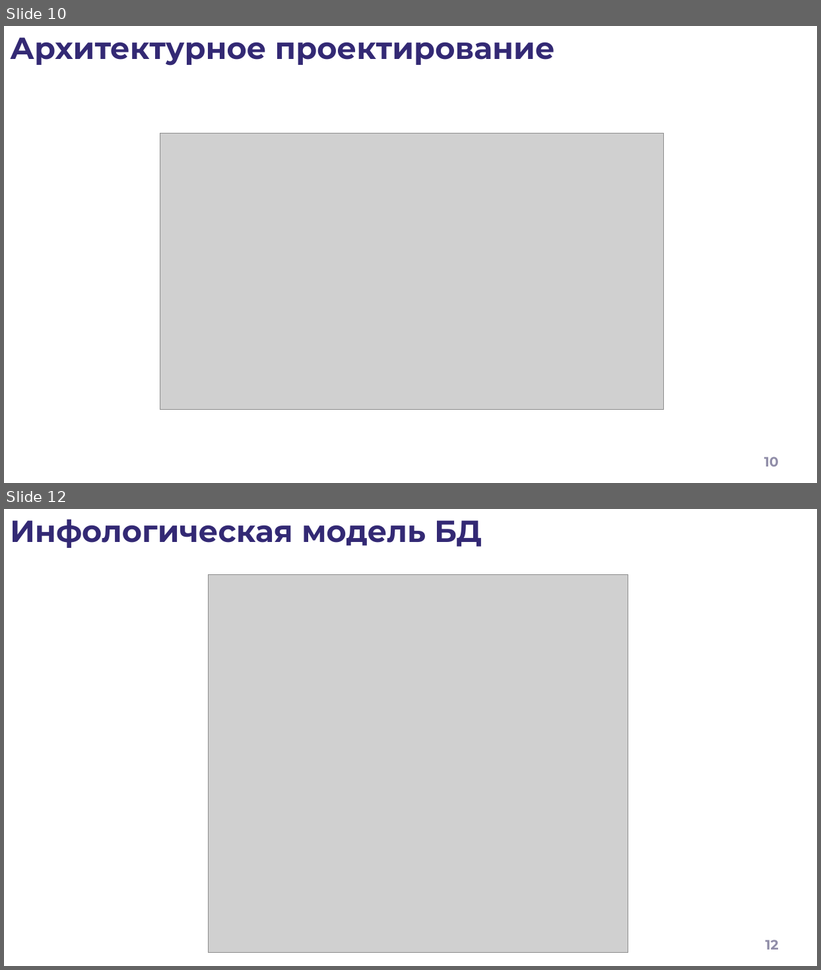
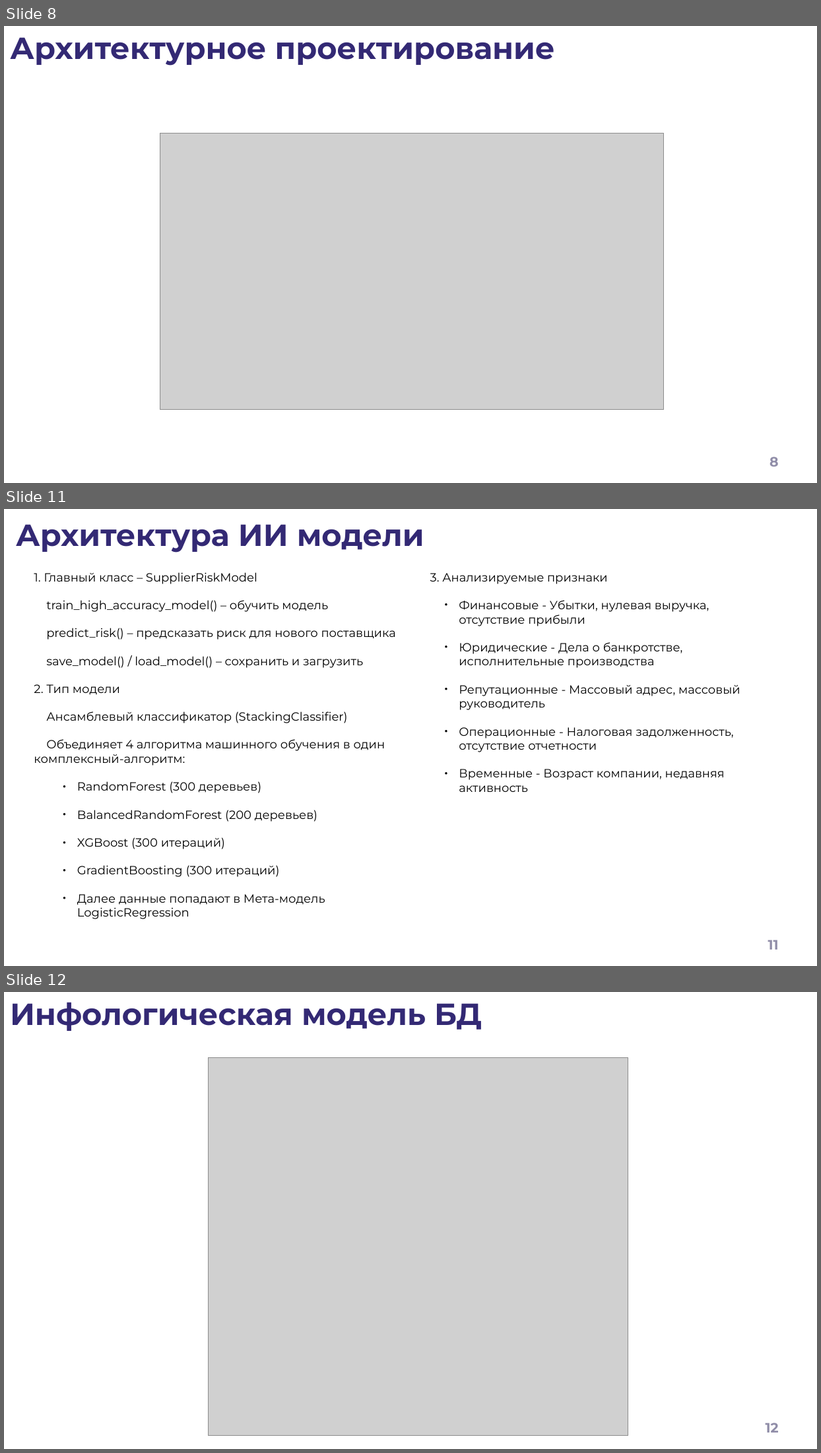
Before and after one commit to lilvolcanointhenighttime/diplom, a slide deck: Презентация.pptx. Shown one above the other, each under a label of ours: slides 10 and 12 before the commit, slides 8, 11 and 12 after it; the slides between them are not shown. The pictures are 821x970 and 821x1453 pixels, drawn with LibreOffice and Linux fonts; fonts in the diff are those of the drawing; grey boxes stand for pictures; background and template pictures are left out. Boxes give left, top, right and bottom in pixels: in the first picture for what was removed or moved away, otherwise in the second. Text is boxed around its words. In the diff, an @@ line names an element or a change of style, - is before the commit and + after.

```diff
--- a/Презентация.pptx
+++ b/Презентация.pptx
@@ slide 11 added at bbox=[4, 509, 817, 966], background #FFFFFF @@
@@ text added at bbox=[16, 524, 424, 553], 36 pt, text #332974, bold @@
+Архитектура ИИ модели
@@ text added at bbox=[34, 572, 396, 920], 14 pt, text #000000 @@
+1. Главный класс – SupplierRiskModel
+train_high_accuracy_model() – обучить модель
+predict_risk() – предсказать риск для нового поставщика
+save_model() / load_model() – сохранить и загрузить
+2. Тип модели
+Ансамблевый классификатор (StackingClassifier)
+Объединяет 4 алгоритма машинного обучения в один комплексный-алгоритм:
+    ● RandomForest (300 деревьев)
+    ● BalancedRandomForest (200 деревьев)
+    ● XGBoost (300 итераций)
+    ● GradientBoosting (300 итераций)
+    ● Далее данные попадают в Мета-модель LogisticRegression
@@ text added at bbox=[430, 573, 741, 792], 14 pt, text #000000 @@
+3. Анализируемые признаки
+  ● Финансовые - Убытки, нулевая выручка, отсутствие прибыли
+  ● Юридические - Дела о банкротстве, исполнительные производства
+  ● Репутационные - Массовый адрес, массовый руководитель
+  ● Операционные - Налоговая задолженность, отсутствие отчетности
+  ● Временные - Возраст компании, недавняя активность
@@ page number added at bbox=[768, 940, 779, 950], 16 pt, text #908DA8, bold @@
+11
@@ what was slide 10 is now slide 8 @@
@@ page number at bbox=[770, 457, 779, 467]: text changed @@
-10
+8
```
Also in this commit, not shown: 4 slides changed, 3 other slides added, 4 slides removed, 2 other files.
